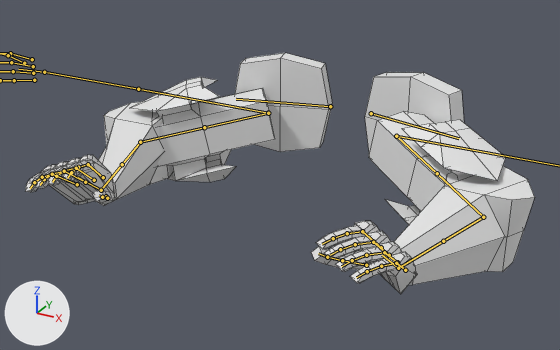
The Blender file blender/finger.blend as it was, and as the next commit left it.
Before and after are seen from a camera (50 mm lens) standing at (0.636, -1.344, 2.131) and looking at (-0.005, -0.178, 1.548). Lighting does not change. The marker at lower left points along +X, +Y and +Z. Both versions are drawn at frame 1 of the action 'idle'; the numbers are the values there. The bones that bend it are drawn over the model as lines. Mesh edges are drawn as thin lines.

Names of what the first picture shows: 'finger'.
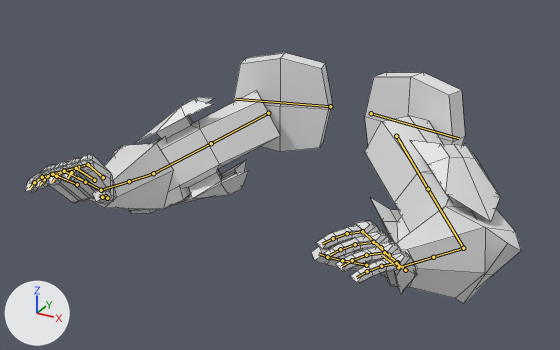
The edits, one by one:
Bone 'upper_arm_ik.L' (bone_upper_arm_ik_l) turns from (0, 0, 0) to (0, -29, 0) degrees about its own x, y and z.
Bone 'upper_arm_ik.R' (bone_upper_arm_ik_r) turns from (0, 0, 0) to (0, 29, 0) degrees about its own x, y and z.

What differs and where, as boxes [x1, y1, x2, y2] in the pictures (560 x 350 px):
'finger', posed: before [25, 53, 535, 294]; after [25, 53, 521, 304]
